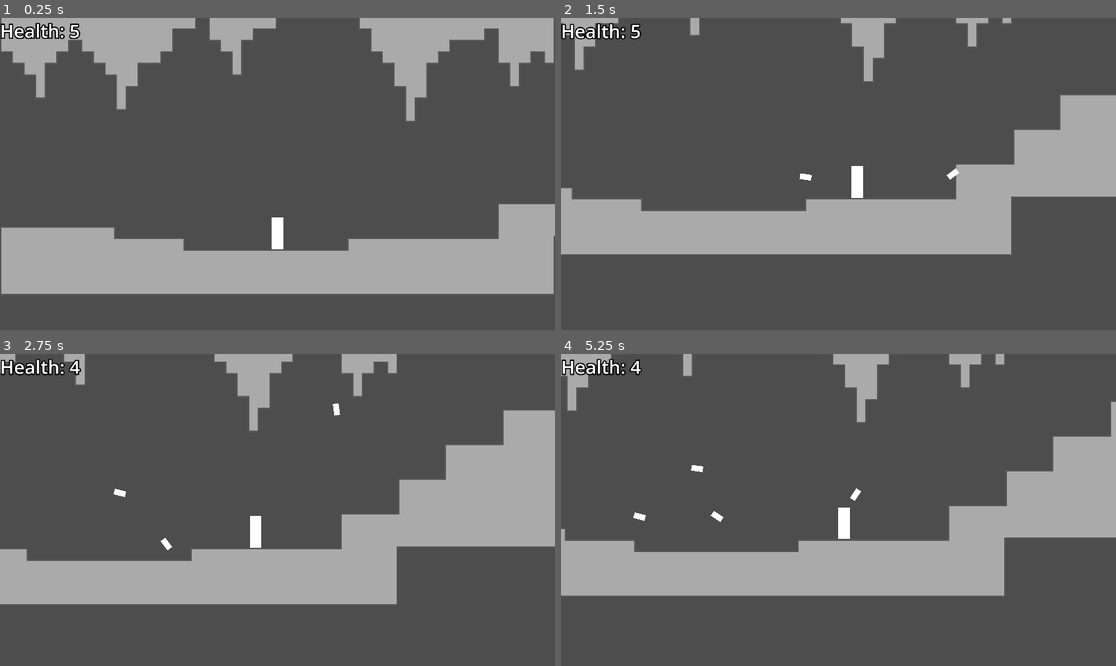
Above: before the commit, frames 1-4 (two rows, left to right).
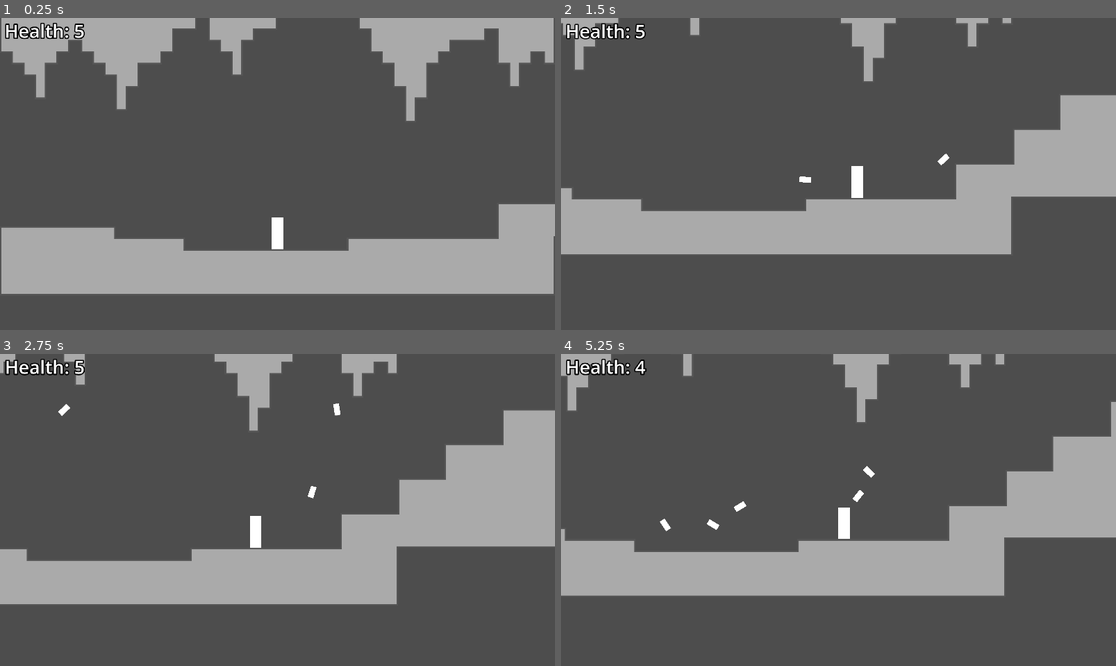
Above: after the commit, the same moments.

Repository: Crafter549/Action-Game-Hackathon
Game: Godot game, scene res://main.tscn
Same seed, same stepped clock (60 frames per second), same inputs: the game is played once before the commit and once after it.
Inputs (mouse positions are in pixels of both pictures, inside the frame that each line leads up to):
- Up to frame 1 (0.25 s): no input
- Up to frame 2 (1.5 s): move the mouse to (960, 158) at 0.52 s; hold D (move_right) from 0.53 s (still down); click (960, 158) at 0.6 s; tap W (jump) at 0.77 s; move the mouse to (727, 189) at 1.27 s; click (727, 189) at 1.35 s
- Up to frame 3 (2.75 s): tap W (jump) at 1.52 s; move the mouse to (333, 441) at 2.02 s; release D (move_right) at 2.03 s; hold A (move_left) from 2.03 s (still down); click (333, 441) at 2.1 s
- Up to frame 4 (5.25 s): move the mouse to (810, 572) at 2.77 s; release A (move_left) at 2.78 s; hold D (move_right) 2.78-4.28 s; click (810, 572) at 2.85 s; tap W (jump) at 3.02, 3.77, 4.52 s; move the mouse to (1005, 556) at 3.52 s; click (1005, 556) at 3.6 s; move the mouse to (672, 463) at 4.27 s; hold A (move_left) 4.28-5.03 s; click (672, 463) at 4.35 s; move the mouse to (866, 510) at 5.02 s; hold D (move_right) from 5.03 s (still down); click (866, 510) at 5.1 s

The runs differ from the first frame. In frame 1, 0.6% of the frame differs, in the area x 0-16%, y 1-7%; in frame 2, 0.7%; in frame 3, 0.7%; in frame 4, 0.9%, in the area x 0-57%, y 1-57%.

Commit message:
Added some randomness to player shots

Diff:
--- a/action-game-hackathon/main.gd
+++ b/action-game-hackathon/main.gd
@@ -11,6 +11,7 @@
 
 			bullet.position = $Player.position
 			bullet.linear_velocity = (get_viewport().get_mouse_position() - Vector2(960, 540) + $Camera.position - bullet.position + Vector2(0, -100)).normalized() * 1000
+			bullet.linear_velocity = bullet.linear_velocity.rotated(randf_range(-PI/32, PI/32))
 
 			bullet.rotation = (bullet.linear_velocity - $Player.velocity).angle()
 
--- a/action-game-hackathon/main.tscn
+++ b/action-game-hackathon/main.tscn
@@ -80,7 +80,8 @@
 
 [node name="HealthLabel" type="Label" parent="UI" unique_id=867254818]
 layout_mode = 0
-offset_right = 276.0
+offset_left = 16.0
+offset_right = 292.0
 offset_bottom = 88.0
 theme_override_constants/outline_size = 16
 theme_override_font_sizes/font_size = 64
